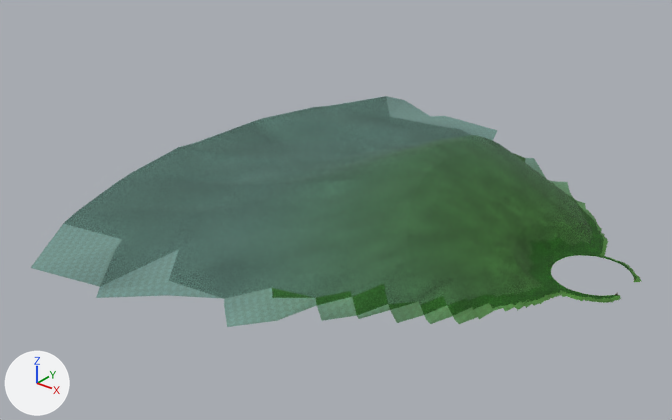
Before and after pictures for a commit that changed the glTF model maps/beach/models/beach_island.glb.
One viewpoint serves both versions: a 50 mm camera at (495.0, -1279.0, 774.0) aimed at (-472.0, -71.0, 25.0). The lights are fixed; the arrows at lower left show +X, +Y and +Z. The first picture is the older version. Vertices at exactly the same position are counted once.

The first picture shows 'BeachIsland'.
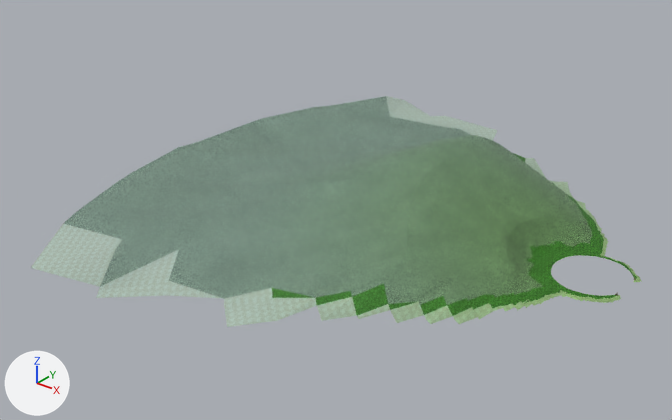
Boxes [x1, y1, x2, y2] around the edits, measured in the pictures (672 x 420 px; the box of a moved part takes in the faces that stretch with it):
part 1 of me_beachisland, moved or reshaped: [224, 129, 605, 327] in both
part 2 of me_beachisland, surface changed: [491, 211, 601, 303] in both
part 3 of me_beachisland, recoloured (lighter): [31, 96, 642, 312] in both
part 4 of me_beachisland, recoloured: before [505, 238, 561, 295]; after [506, 241, 561, 297]

Diff of the bpy script that builds the scene:
```diff
--- a/maps/beach/models/beach_island.glb.py
+++ b/maps/beach/models/beach_island.glb.py
@@ me_beachisland @@
 me_beachisland.from_pydata(...)  # 5355 vertices, 10122 faces; spans x -920.0..69.0, y -541.0..541.0, z 14.0..146.0
 # used by ob_beachisland; location = (0.0, 0.0, 0.0)
+# me_beachisland part 1: 1492 of 5355 vertices moved; they spanned x -438.0..-27.0, y -370.0..410.0, z 14.0..74.0 and now span x -438.0..-27.0, y -370.0..410.0, z 14.0..73.0; mean shift (0.0, 0.0, -4.0); largest move (-370.0, 358.0, 37.0) -> (-370.0, -358.0, 29.0)
+# me_beachisland part 2: 538 kept faces spanning x -172.0..-27.0, y -299.0..203.0, z 14.0..73.0 get new texture (UV) coordinates
+# me_beachisland part 3: 9245 kept faces spanning x -920.0..69.0, y -541.0..541.0, z 14.0..146.0 get new vertex colours; the middle colour goes from green #4f8d42 to green #97c48b
+# me_beachisland part 4: 3 faces spanning x -89.0..-56.0, y -151.0..60.0, z 27.0..33.0 switch from mat_beach_jungle to mat_beach_grass
 me_beachisland.materials.append(mat_beach_rock)
```
